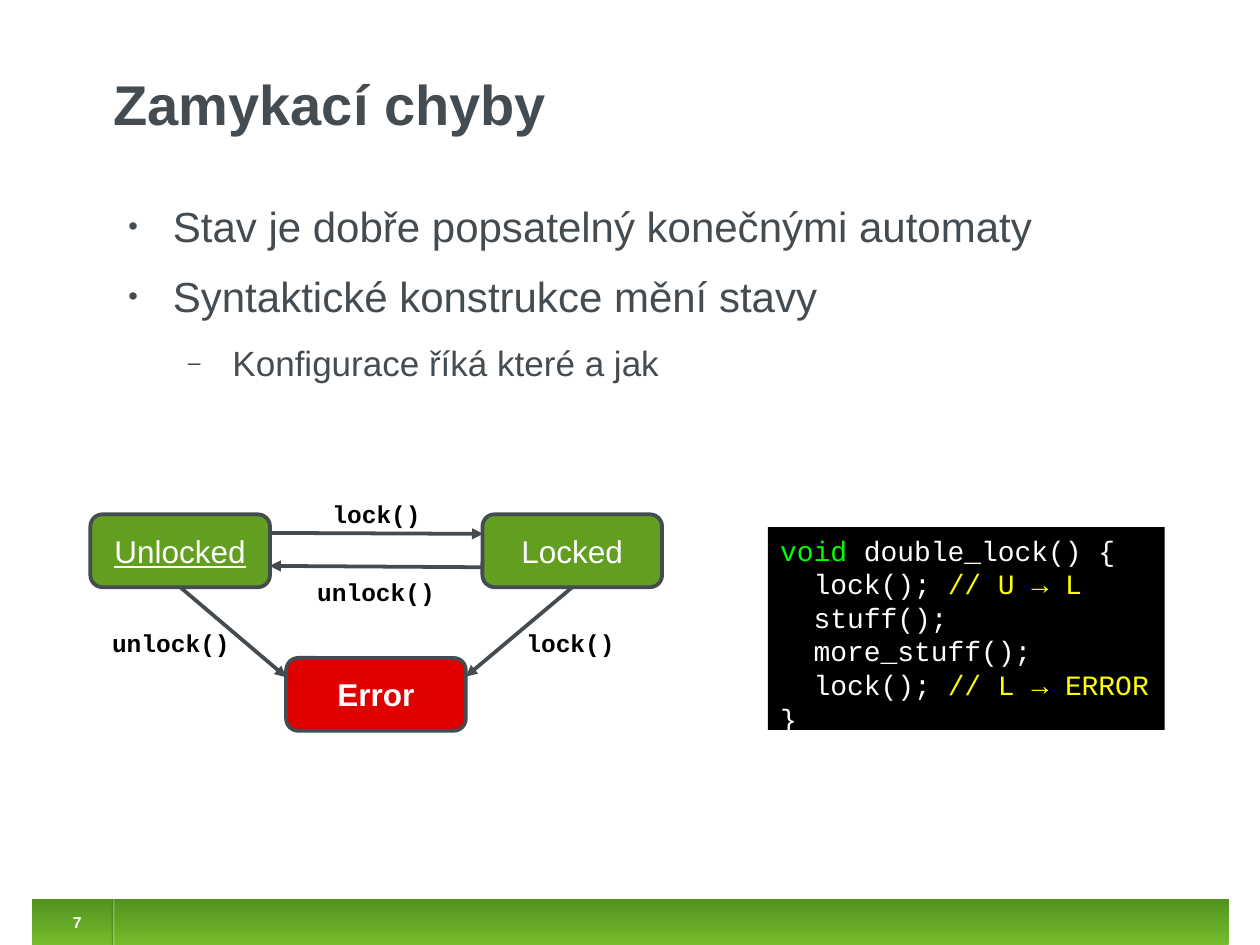
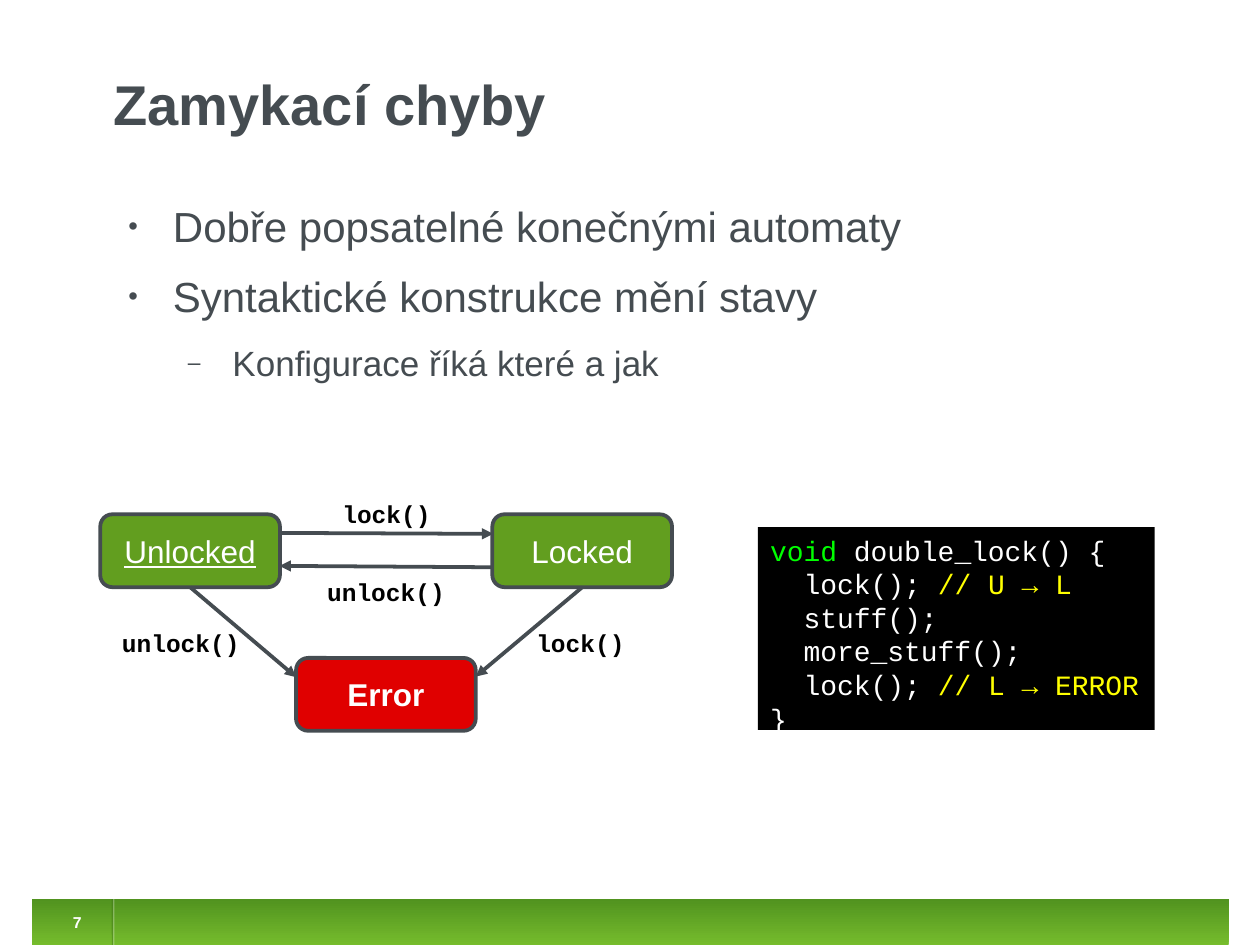
Before and after one commit to jirislaby/writings, a slide deck: slide 7 of presentations/stanse_prase.odp. Drawn at 1260x945 pixels with LibreOffice and Linux fonts; fonts in the diff are those of the drawing. Boxes give left, top, right and bottom in pixels: in the first picture for what was removed or moved away, otherwise in the second. Text is boxed around its words. In the diff, an @@ line names an element or a change of style, - is before the commit and + after.

```diff
--- a/presentations/stanse_prase.odp
+++ b/presentations/stanse_prase.odp
@@ text at [173,211,902,250]: text changed @@
-• Stav je dobře popsatelný konečnými automaty
+• Dobře popsatelné konečnými automaty
@@ 4 texts, 4 arrows, 3 rounded rectangles: place and size @@
-4 texts, 4 arrows, 3 rounded rectangles at [91,505,663,731]
+4 texts, 4 arrows, 3 rounded rectangles at [101,505,673,731]
@@ rectangle "void double_lock() {": place and size @@
-rectangle "void double_lock() {" at [767,527,1164,730]
+rectangle "void double_lock() {" at [757,527,1154,730]
```
Also in this commit, not shown: 10 other slides changed, 13 slides added, 1 slide removed.
